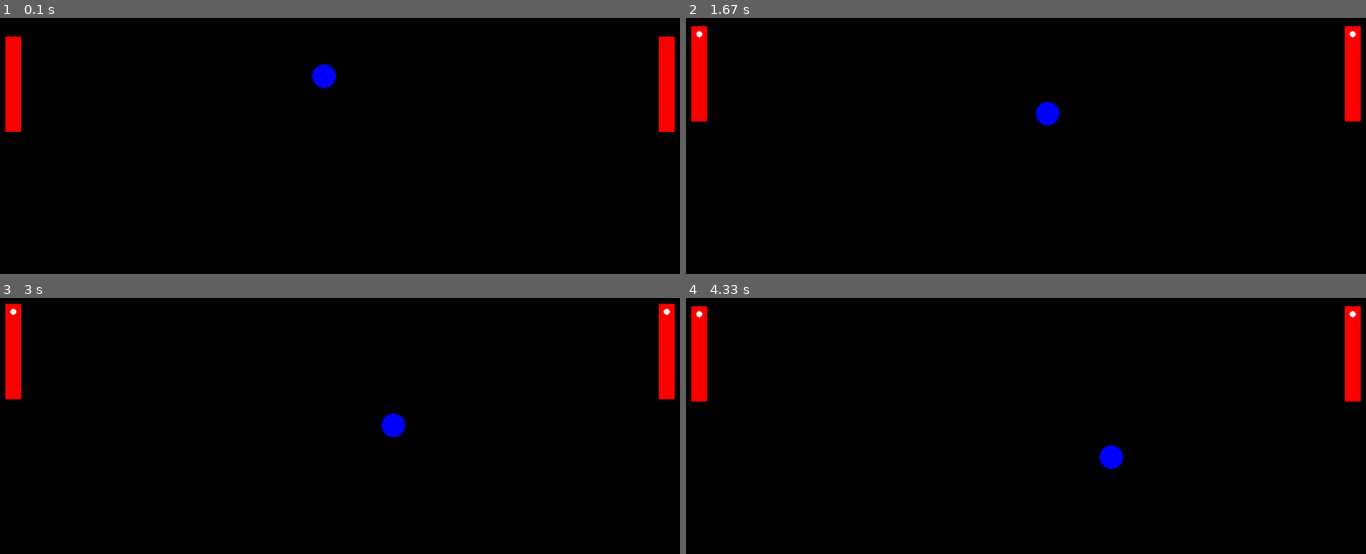
Above: before the commit, frames 1-4 (two rows, left to right).
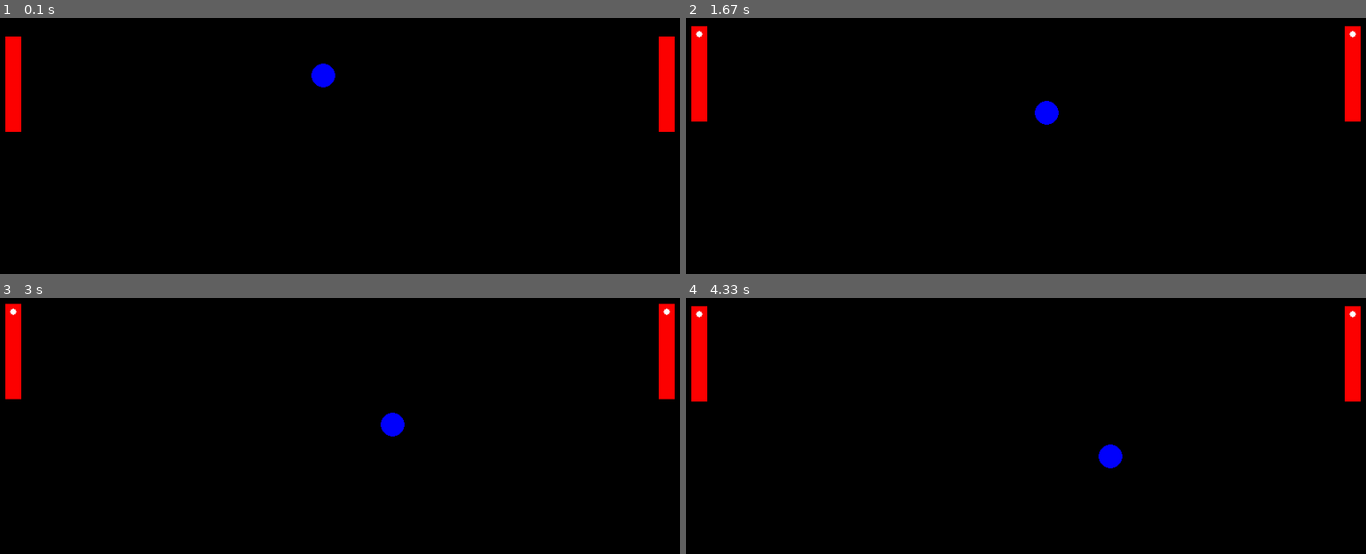
Above: after the commit, the same moments.

Repository: HVoTM/game-development-library
Game: pygame game, started from pong/pong.py
The game is run twice, just before and just after one commit, with the same random seed, the same clock (stepped at 60 frames per second) and the same inputs.
Inputs:
- Up to frame 1 (0.1 s): no input
- Up to frame 2 (1.67 s): hold Right 0.33-0.8 s; hold Up 0.83-1.13 s; hold W 0.83-1.13 s; hold Right 1.17-1.63 s; hold D 1.17-1.63 s
- Up to frame 3 (3 s): hold Down 1.67-1.97 s; hold S 1.67-1.97 s; hold Up 2-2.37 s; hold W 2-2.37 s; hold Right from 2.4 s (still down); hold D from 2.4 s (still down)
- Up to frame 4 (4.33 s): release Right at 3.03 s; release D at 3.03 s; hold Down 3.07-3.43 s; hold S 3.07-3.43 s; hold Right 3.47-3.93 s; hold D 3.47-3.93 s; hold Up 3.97-4.27 s; hold W 3.97-4.27 s

The runs differ from the first frame. In frame 1, less than 0.1% of the frame differs, in the area x 45-50%, y 17-28%; in frame 2, less than 0.1%; in frame 3, less than 0.1%; in frame 4, less than 0.1%.

Commit message:
added new files

Diff:
--- /dev/null
+++ b/gymnasium/script.py
@@ -0,0 +1,11 @@
+import gymnasium as gym
+env = gym.make("LunarLander-v2", render_mode="human")
+observation, info = env.reset(seed=42)
+for _ in range(1000):
+   action = env.action_space.sample()  # this is where you would insert your policy
+   observation, reward, terminated, truncated, info = env.step(action)
+
+   if terminated or truncated:
+      observation, info = env.reset()
+
+env.close()
--- a/pong/pong.py
+++ b/pong/pong.py
@@ -1,11 +1,13 @@
 import pygame
+pygame.init()
 
-pygame.init()
+# Setting FPS (frame rate) in Pygame to control the speed
+clock = pygame.time.Clock()
+dt = clock.tick(30)
 
 width, height = 1000, 600
 wn = pygame.display.set_mode((width, height))
 pygame.display.set_caption("Pong")
-run = True
 
 #colours
 RED = (255, 0, 0)
@@ -13,10 +15,9 @@
 BLACK = (0, 0, 0)
 WHITE = (255, 255, 255)
 
-
-#for the ball
+# Settings for the pong ball
 radius = 15
-ball_x, ball_y = width/2 - radius, height/2 - radius
+ball_x, ball_y = width/2 - radius, height/2 - radius # the ball will be set at the center
 vel_x, vel_y = 0.5, 0.5
 
 #for the paddles
@@ -28,8 +29,10 @@
 #for the gadgets
 gad = act = 0
 g_left = G_left = 3
+
+run = True
 while run:
-    wn.fill(BLACK)
+    wn.fill(BLACK) # set background to black
 
     #for the inputs
     for i in pygame.event.get():
@@ -84,7 +87,6 @@
             ball_x = paddle_x + paddle_width
             vel_x *= -1
 
-    #gadget movement controls
     if gad == 1:
         if paddle_X <= ball_x <= paddle_X + paddle_width:
             if paddle_y <= ball_y <= paddle_y + paddle_height:
Not shown, changed: README.md
Not shown, added: pong/note.md
